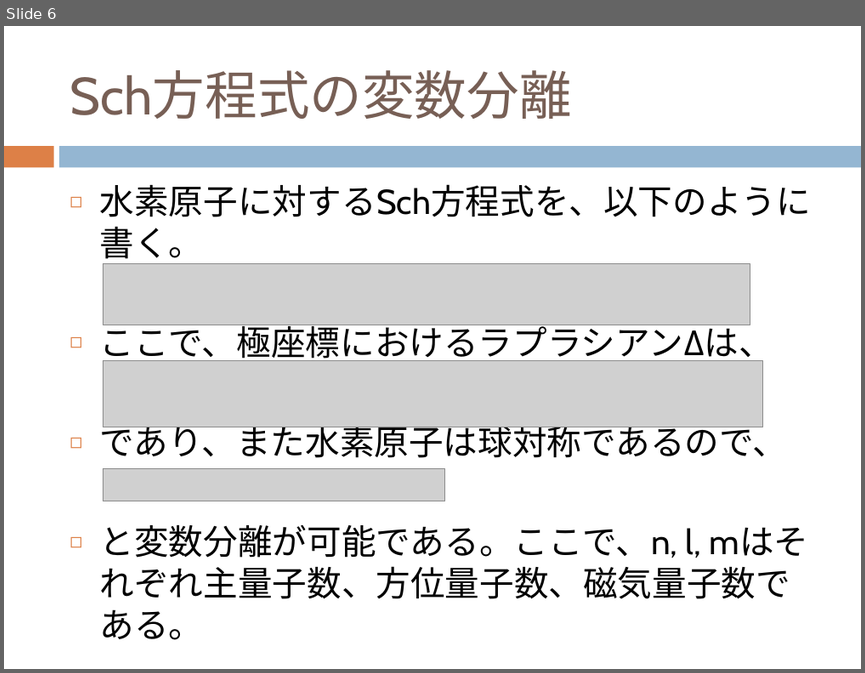
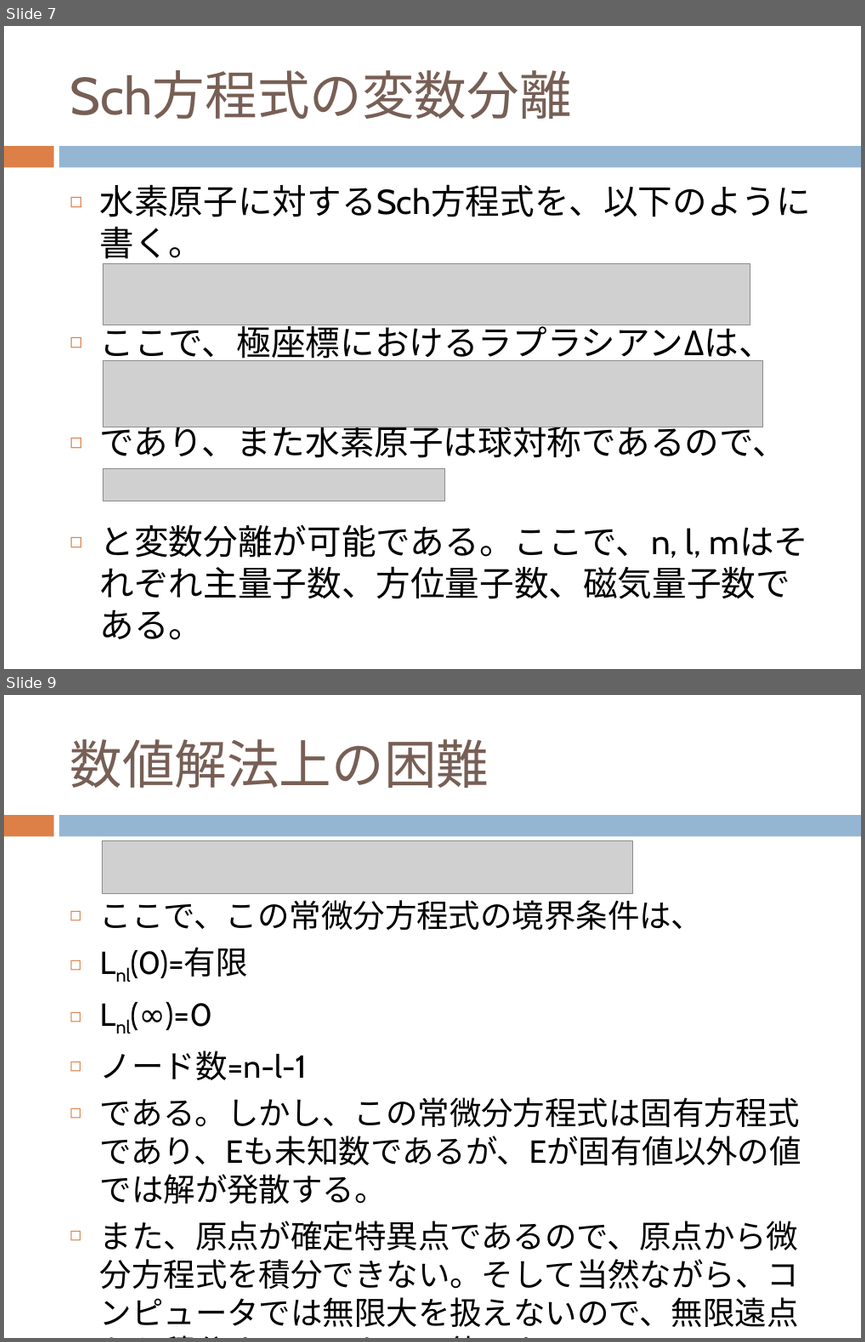
Before and after one commit to dc1394/fukui_sono2, a slide deck: 福井技術者の集いその2_発表資料スライド.pptx. Shown one above the other, each under a label of ours: slide 6 before the commit, slides 7 and 9 after it; the slides between them are not shown. The pictures are 865x673 and 865x1342 pixels, drawn with LibreOffice and Linux fonts; fonts in the diff are those of the drawing; grey boxes stand for pictures. Boxes give left, top, right and bottom in pixels: in the first picture for what was removed or moved away, otherwise in the second. Text is boxed around its words. In the diff, an @@ line names an element or a change of style, - is before the commit and + after.

```diff
--- a/福井技術者の集いその2_発表資料スライド.pptx
+++ b/福井技術者の集いその2_発表資料スライド.pptx
@@ slide 9 added at box(4, 695, 861, 1338), background #FFFFFF; not listed: 2 template elements that a slide beside it also shows @@
@@ title added at box(69, 739, 488, 788), 44 pt, text #775F55 @@
+数値解法上の困難
@@ picture added at box(102, 840, 633, 893) @@
@@ text added at box(100, 900, 801, 1327), 26.8 pt, text #000000 @@
+◻ ここで、この常微分方程式の境界条件は、
+◻ Lnl(0)=有限
+◻ Lnl(∞)=0
+◻ ノード数=n-l-1
+◻ である。しかし、この常微分方程式は固有方程式であり、Eも未知数であるが、Eが固有値以外の値では解が発散する。
+◻ また、原点が確定特異点であるので、原点から微分方程式を積分できない。そして当然ながら、コンピュータでは無限大を扱えないので、無限遠点から積分することも不可能である。
@@ what was slide 6 is now slide 7 @@
```
Also in this commit, not shown: 3 slides changed, 2 other slides added, 2 other files.
